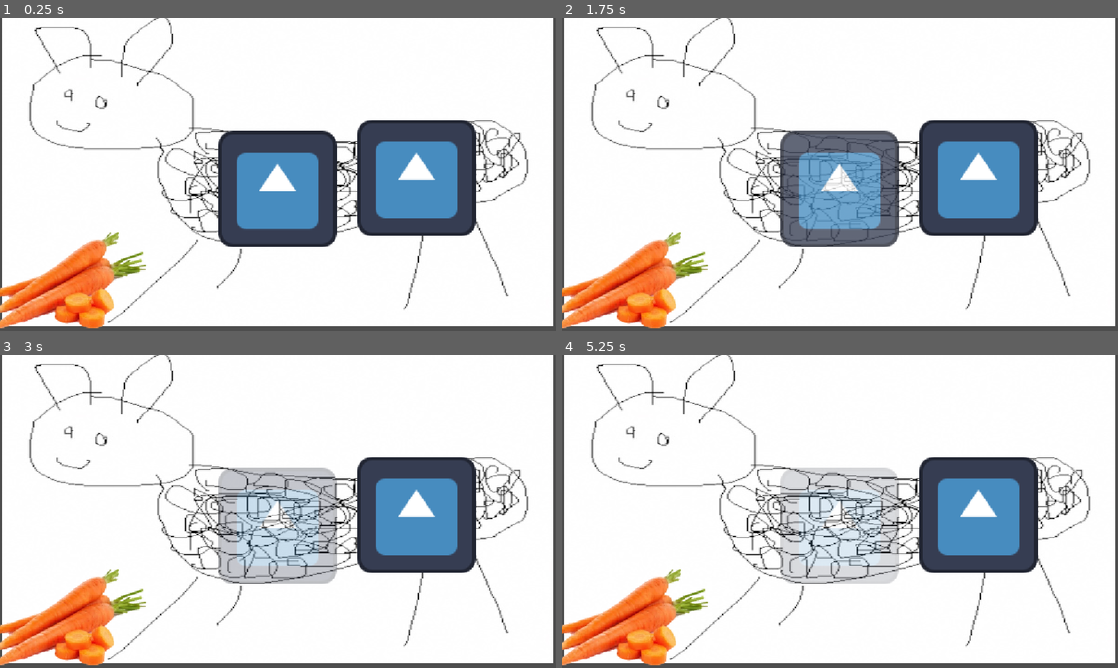
Above: before the commit, frames 1-4 (two rows, left to right).
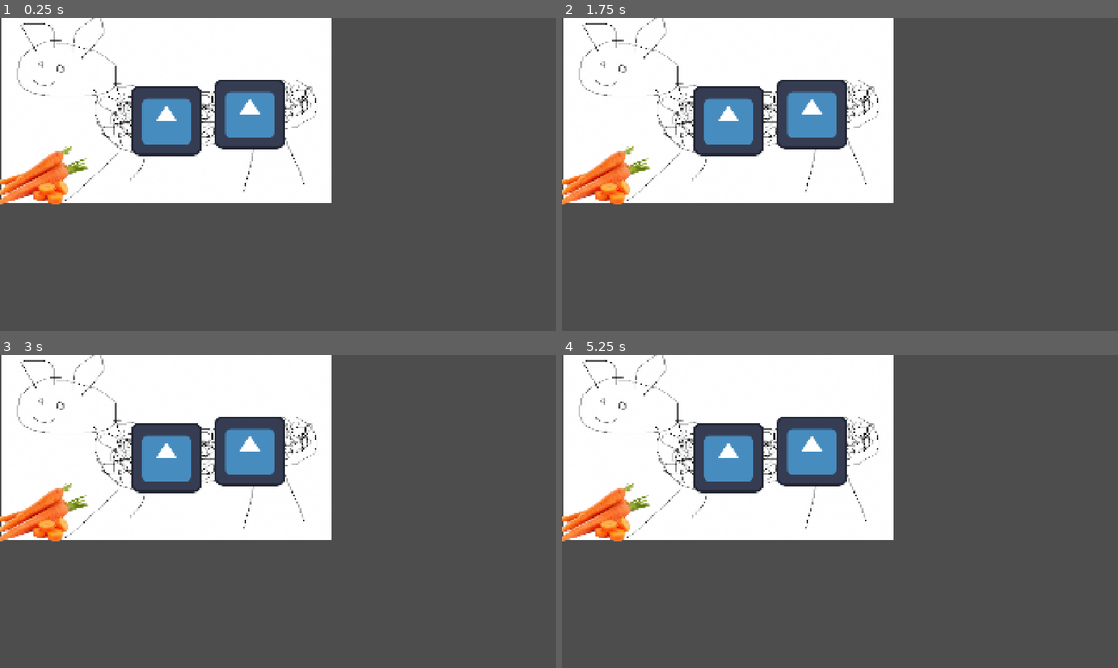
Above: after the commit, the same moments.

Repository: Corneeey/brackeys-2026
Game: Godot game, scene res://scenes/main.tscn
Two runs of this game, one before a commit and one after it. Both use one fixed random seed, a clock stepped at 60 frames per second and the inputs below. The engine's default icon, where the game draws it, is replaced by a stand-in: a white triangle on a blue panel in a dark square.
Inputs (mouse positions are in pixels of both pictures, inside the frame that each line leads up to):
- Up to frame 1 (0.25 s): no input
- Up to frame 2 (1.75 s): tap Enter at 0.5 s; move the mouse to (628, 277) at 0.52 s; tap Space at 1.25 s; move the mouse to (840, 171) at 1.27 s
- Up to frame 3 (3 s): move the mouse to (272, 492) at 2.02 s; move the mouse to (72, 458) at 2.77 s
- Up to frame 4 (5.25 s): tap Enter at 3.5, 5 s; move the mouse to (1006, 558) at 3.52 s; tap Space at 4.25 s; move the mouse to (673, 464) at 4.27 s; move the mouse to (867, 511) at 5.02 s

The runs differ from the first frame. In frame 1, 71% of the frame differs, in the area x 0-100%, y 0-100%; in frame 2, 72%; in frame 3, 72%; in frame 4, 72%.

Commit message:
Määähr Schafe

Diff:
--- a/project.godot
+++ b/project.godot
@@ -17,8 +17,9 @@
 
 [display]
 
+window/size/viewport_width=1920
+window/size/viewport_height=1080
 window/stretch/mode="canvas_items"
-window/stretch/aspect="expand"
 
 [physics]
 
--- /dev/null
+++ b/scenes/dating_sim/dialogue/dialogue.tscn
@@ -0,0 +1,9 @@
+[gd_scene format=3 uid="uid://beviupxr7gc7m"]
+
+[node name="Dialogue" type="Control" unique_id=1716834809]
+layout_mode = 3
+anchors_preset = 15
+anchor_right = 1.0
+anchor_bottom = 1.0
+grow_horizontal = 2
+grow_vertical = 2
Binary file added: assets/sheep/sheep3.png
